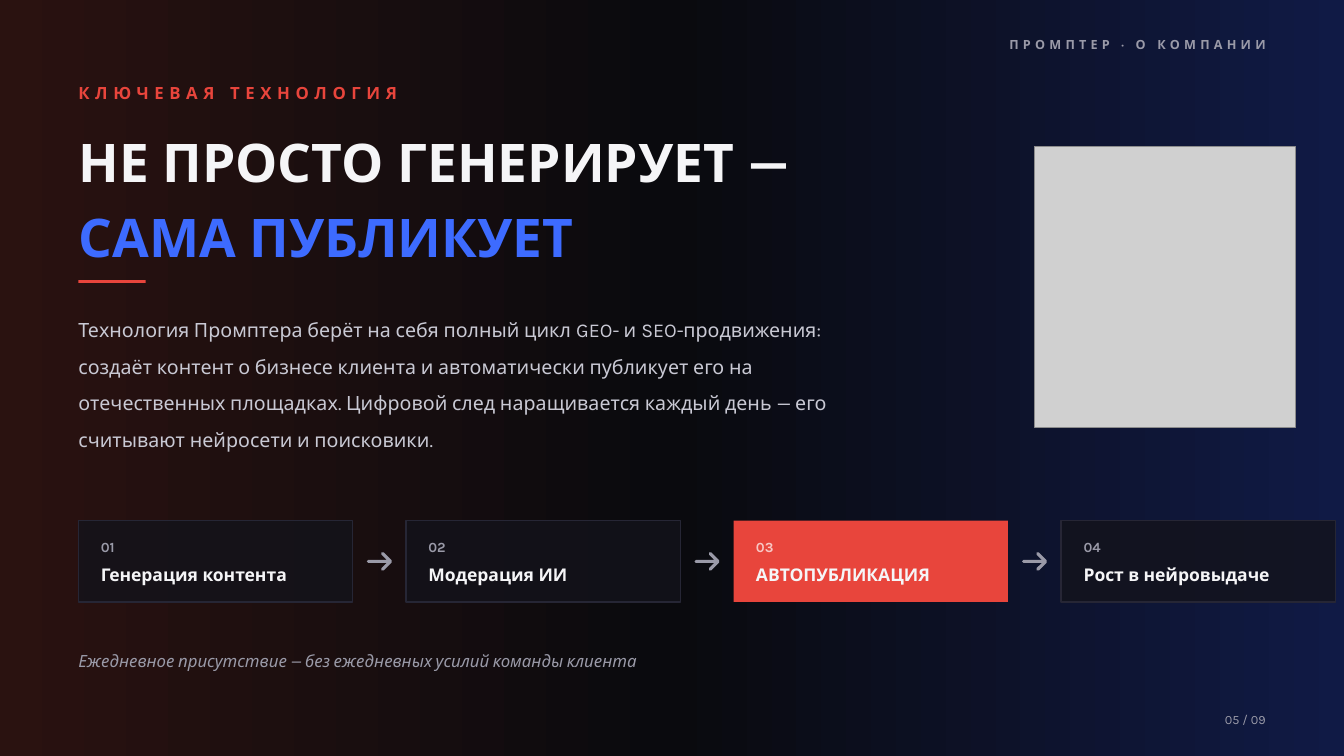
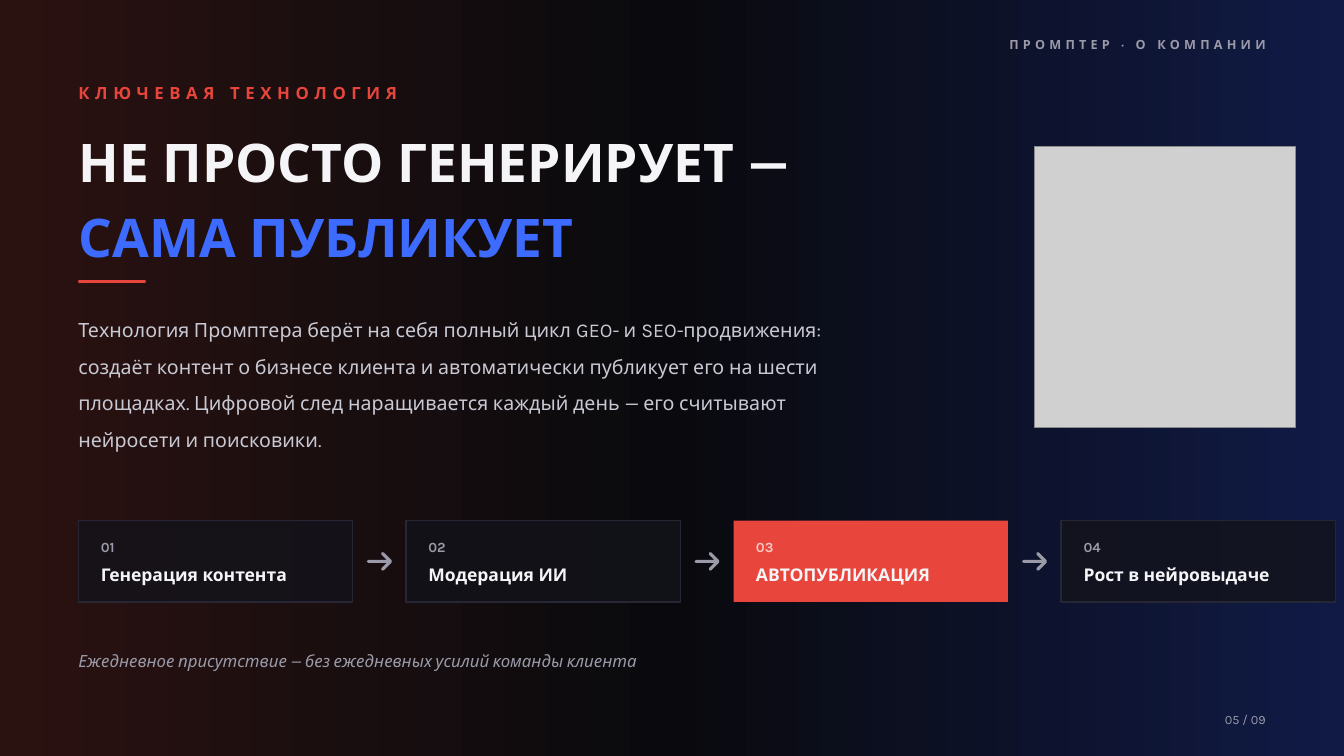
Before and after one commit to injusticebeast802-coder/taste-skill, a slide deck: slide 5 of prompter-moscow/presentation/prompter-predstavlenie-kompanii.pptx. Drawn at 1344x756 pixels with LibreOffice and Linux fonts; fonts in the diff are those of the drawing; grey boxes stand for pictures. Boxes give left, top, right and bottom in pixels: in the first picture for what was removed or moved away, otherwise in the second. Text is boxed around its words. In the diff, an @@ line names an element or a change of style, - is before the commit and + after.

```diff
--- a/prompter-moscow/presentation/prompter-predstavlenie-kompanii.pptx
+++ b/prompter-moscow/presentation/prompter-predstavlenie-kompanii.pptx
@@ text at box(78, 322, 817, 452): text changed @@
-Технология Промптера берёт на себя полный цикл GEO- и SEO-продвижения: создаёт контент о бизнесе клиента и автоматически публикует его на отечественных площадках. Цифровой след наращивается каждый день — его считывают нейросети и поисковики.
+Технология Промптера берёт на себя полный цикл GEO- и SEO-продвижения: создаёт контент о бизнесе клиента и автоматически публикует его на шести площадках. Цифровой след наращивается каждый день — его считывают нейросети и поисковики.
```
Also in this commit, not shown: 2 other slides changed, 13 other files.
